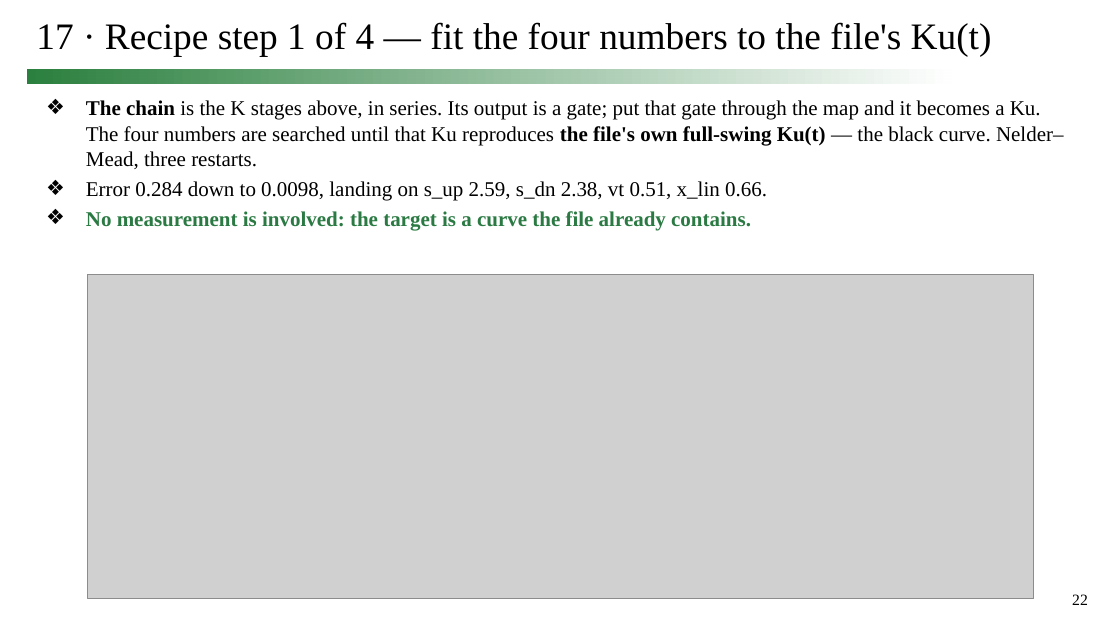
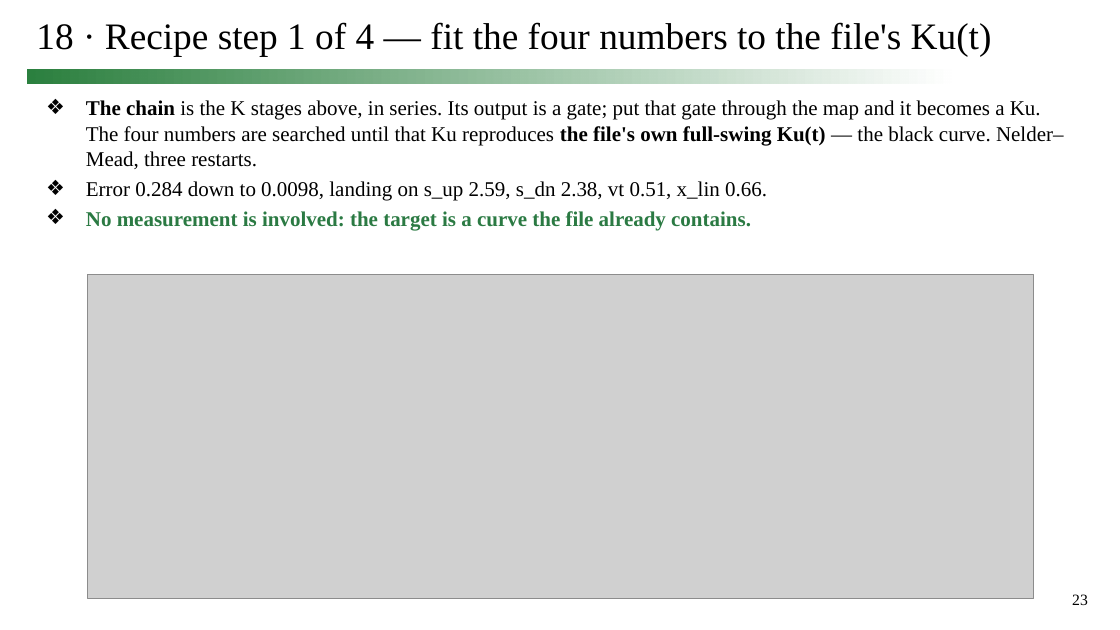
Before and after one commit to simon9721/ibis_comparison, a slide deck: slide 23 of results/meeting_deck_2026-09-24/0924_track1_story.pptx (slide 22 before the commit). Drawn at 1120x630 pixels with LibreOffice and Linux fonts; fonts in the diff are those of the drawing; grey boxes stand for pictures. Boxes give left, top, right and bottom in pixels: in the first picture for what was removed or moved away, otherwise in the second. Text is boxed around its words. In the diff, an @@ line names an element or a change of style, - is before the commit and + after.

```diff
--- a/results/meeting_deck_2026-09-24/0924_track1_story.pptx
+++ b/results/meeting_deck_2026-09-24/0924_track1_story.pptx
@@ title at (x1=36, y1=22, x2=992, y2=57): text changed @@
-17 · Recipe step 1 of 4 — fit the four numbers to the file's Ku(t)
+18 · Recipe step 1 of 4 — fit the four numbers to the file's Ku(t)
@@ page number at (x1=1072, y1=594, x2=1088, y2=605): text changed @@
-22
+23
```
Also in this commit, not shown: 13 other slides changed, 1 slide added, 5 other files.
